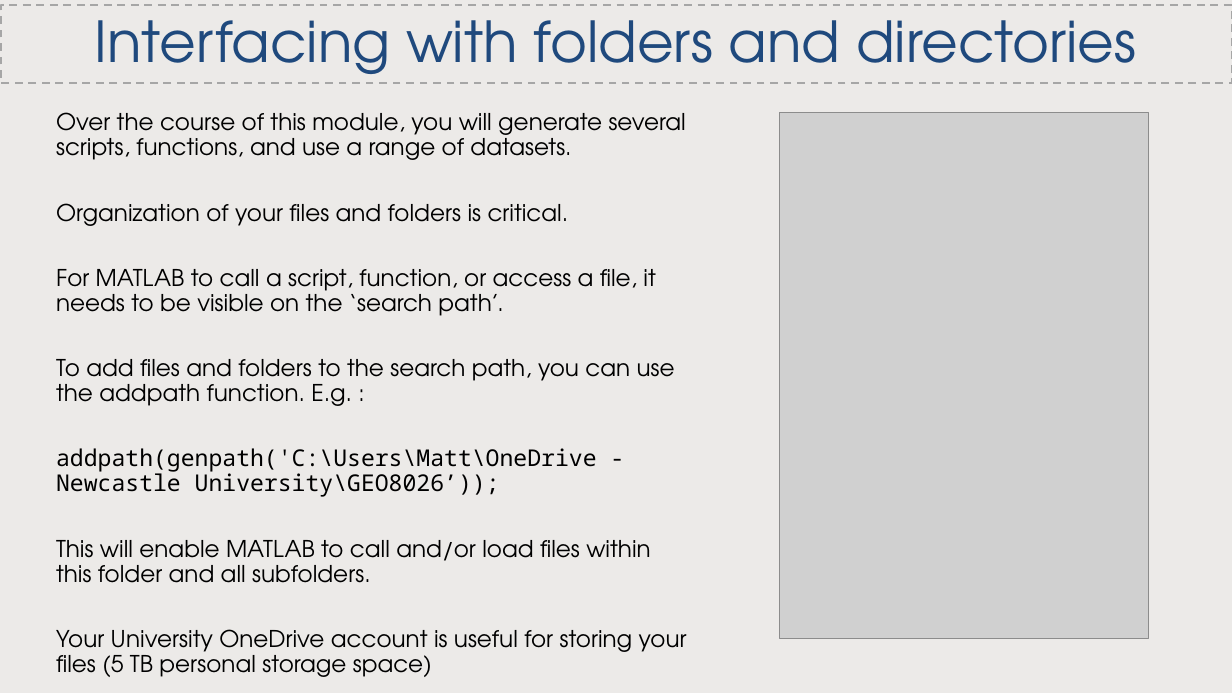
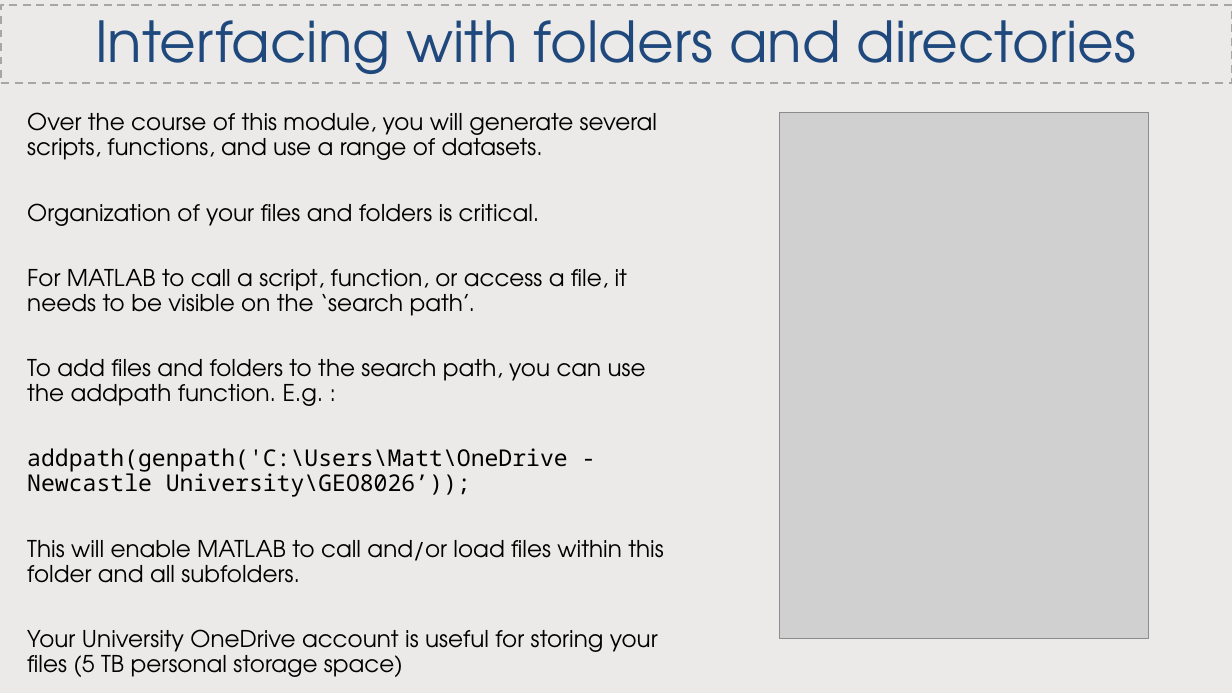
Before and after one commit to CatchmentSci/GEO8026, a slide deck: slide 14 of Block 01/slides/GEO8026_2022_23_Lecture1.pptx. Drawn at 1232x693 pixels with LibreOffice and Linux fonts; fonts in the diff are those of the drawing; grey boxes stand for pictures. Boxes give left, top, right and bottom in pixels: in the first picture for what was removed or moved away, otherwise in the second. Text is boxed around its words. In the diff, an @@ line names an element or a change of style, - is before the commit and + after.

```diff
--- a/Block 01/slides/GEO8026_2022_23_Lecture1.pptx
+++ b/Block 01/slides/GEO8026_2022_23_Lecture1.pptx
@@ text "Over the course of this ..." rewrapped from [56,112,687,677] to [27,112,663,677] @@
```
Also in this commit, not shown: 12 other slides changed, 5 other files.
